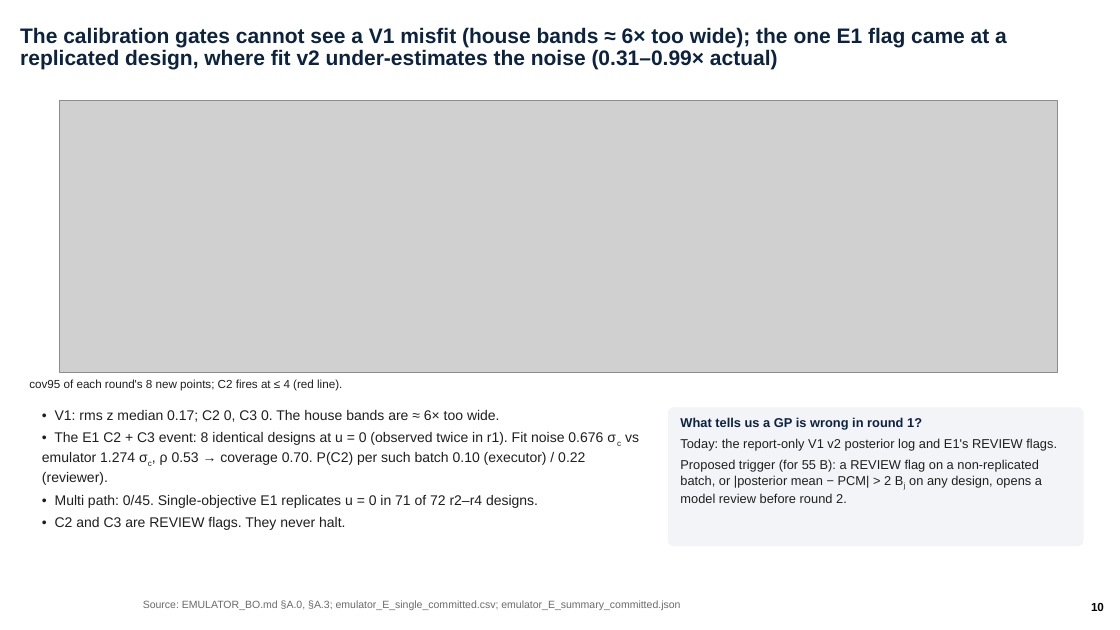
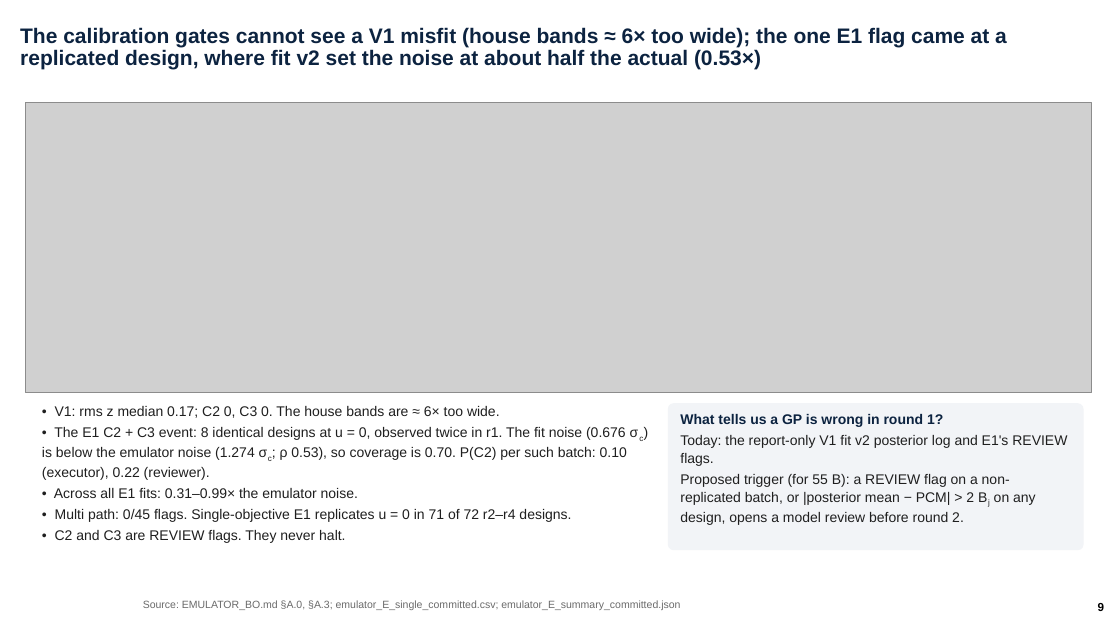
Before and after one commit to ylu283/RTS-GMLC, a slide deck: slide 9 of trial_0826/ercot/analysis/pi_overnight_1124/ercot_overnight.pptx (slide 10 before the commit). Drawn at 1120x630 pixels with LibreOffice and Linux fonts; fonts in the diff are those of the drawing; grey boxes stand for pictures; background and template pictures are left out. Boxes give left, top, right and bottom in pixels: in the first picture for what was removed or moved away, otherwise in the second. Text is boxed around its words. In the diff, an @@ line names an element or a change of style, - is before the commit and + after.

```diff
--- a/trial_0826/ercot/analysis/pi_overnight_1124/ercot_overnight.pptx
+++ b/trial_0826/ercot/analysis/pi_overnight_1124/ercot_overnight.pptx
@@ title at bbox=[20, 27, 1007, 70]: text changed @@
-The calibration gates cannot see a V1 misfit (house bands ≈ 6× too wide); the one E1 flag came at a replicated design, where fit v2 under-estimates the noise (0.31–0.99× actual)
+The calibration gates cannot see a V1 misfit (house bands ≈ 6× too wide); the one E1 flag came at a replicated design, where fit v2 set the noise at about half the actual (0.53×)
@@ picture: place and size @@
-picture at bbox=[60, 101, 1059, 372]
+picture at bbox=[25, 103, 1092, 392]
@@ text removed at bbox=[29, 379, 342, 391] @@
-cov95 of each round's 8 new points; C2 fires at ≤ 4 (red line).
@@ text at bbox=[55, 406, 500, 543]: less space between paragraphs @@
@@ rounded rectangle: place and size @@
-rounded rectangle at bbox=[668, 408, 1084, 546]
+rounded rectangle at bbox=[668, 403, 1084, 550]
@@ text at bbox=[680, 414, 1036, 525]: size 11 to 12 pt in "What tells us a GP is wrong ...", "Proposed trigger (for 55 B): a REVIEW ..."; less space between paragraphs @@
@@ text at bbox=[42, 427, 627, 522]: text changed @@
-• The E1 C2 + C3 event: 8 identical designs at u = 0 (observed twice in r1). Fit noise 0.676 σc vs emulator 1.274 σc, ρ 0.53 → coverage 0.70. P(C2) per such batch 0.10 (executor) / 0.22 (reviewer).
-• Multi path: 0/45. Single-objective E1 replicates u = 0 in 71 of 72 r2–r4 designs.
+• The E1 C2 + C3 event: 8 identical designs at u = 0, observed twice in r1. The fit noise (0.676 σc) is below the emulator noise (1.274 σc; ρ 0.53), so coverage is 0.70. P(C2) per such batch: 0.10 (executor), 0.22 (reviewer).
+• Across all E1 fits: 0.31–0.99× the emulator noise.
+• Multi path: 0/45 flags. Single-objective E1 replicates u = 0 in 71 of 72 r2–r4 designs.
@@ text at bbox=[680, 435, 1067, 466]: text changed; size 11 to 12 pt @@
-Today: the report-only V1 v2 posterior log and E1's REVIEW flags.
+Today: the report-only V1 fit v2 posterior log and E1's REVIEW flags.
@@ page number at bbox=[1098, 602, 1104, 614]: text changed @@
-10
+9
```
Also in this commit, not shown: 22 other slides changed, 1 slide added, 15 other files.
